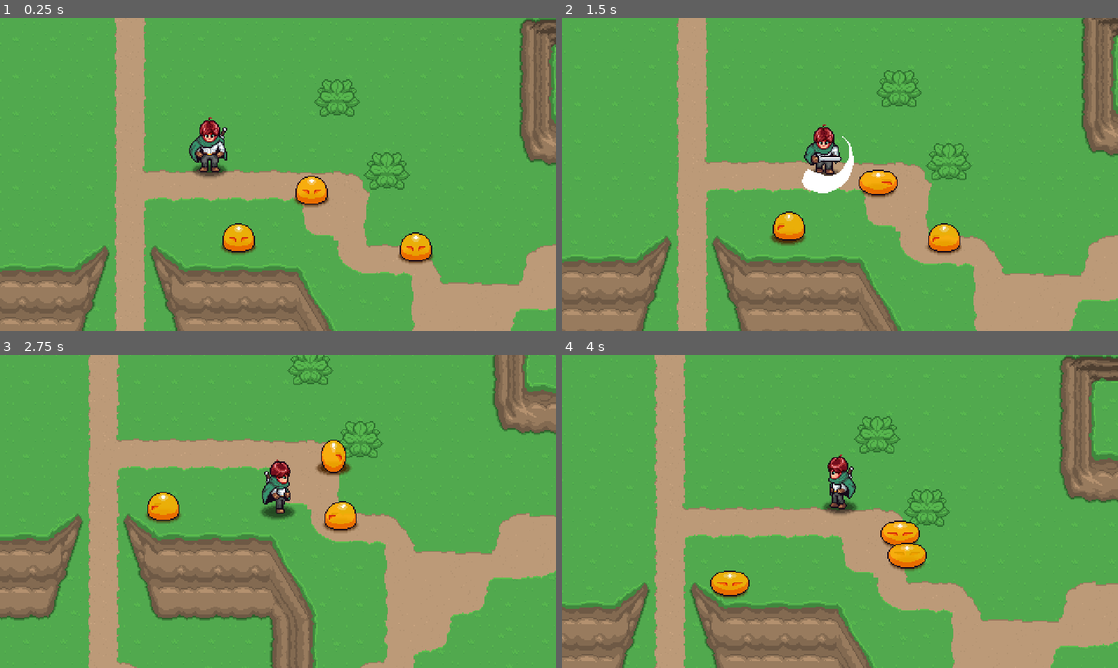
Above: before the commit, frames 1-4 (two rows, left to right).
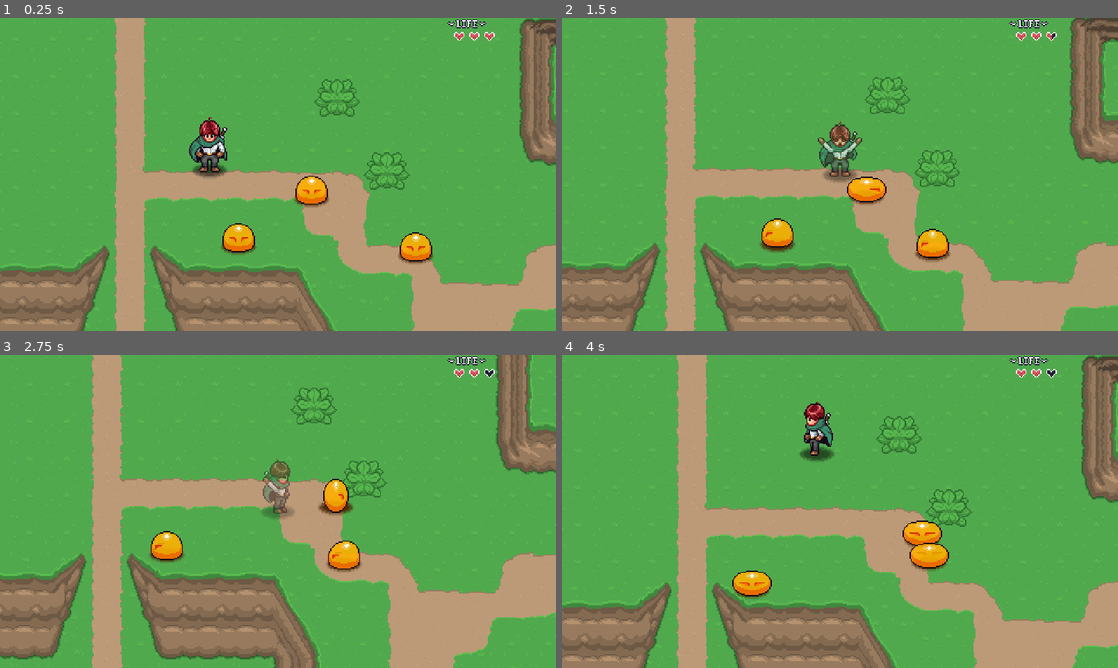
Above: after the commit, the same moments.

Repository: Jefferson000/root-among-the-stars
Game: Godot game, scene res://prototype/playground.tscn
Same seed, same stepped clock (60 frames per second), same inputs: the game is played once before the commit and once after it.
Inputs (mouse positions are in pixels of both pictures, inside the frame that each line leads up to):
- Up to frame 1 (0.25 s): no input
- Up to frame 2 (1.5 s): move the mouse to (962, 158) at 0.52 s; press the mouse at (962, 158) at 0.53 s; hold D (right) 0.53-1.28 s; move the mouse to (728, 190) at 1.27 s; release the mouse at (728, 190) at 1.28 s; hold S (down) from 1.28 s (still down); click (728, 190) at 1.35 s
- Up to frame 3 (2.75 s): move the mouse to (333, 442) at 2.02 s; release S (down) at 2.03 s; press the mouse at (333, 442) at 2.03 s; hold D (right) from 2.03 s (still down)
- Up to frame 4 (4 s): move the mouse to (812, 574) at 2.77 s; release D (right) at 2.78 s; release the mouse at (812, 574) at 2.78 s; hold W (up) 2.78-3.53 s; click (812, 574) at 2.85 s; move the mouse to (1006, 558) at 3.52 s; press the mouse at (1006, 558) at 3.53 s; hold A (left) from 3.53 s (still down)

The runs differ from the first frame. In frame 1, 0.2% of the frame differs, in the area x 80-89%, y 0-8%; in frame 2, 21%; in frame 3, 35%, in the area x 0-100%, y 0-100%; in frame 4, 24%.

Commit message:
healt bar

Diff:
--- a/features/player/Player.gd
+++ b/features/player/Player.gd
@@ -83,6 +83,7 @@
 
 func update_hp( delta : int ) -> void:
 	hp = clampi( hp + delta, 0, max_hp )
+	PlayerHud.update_hp( hp, max_hp )
 
 func make_invulnerable( _duration : float = 1.0 ) -> void:
 	invulnerable = true
--- a/features/player/Player.tscn
+++ b/features/player/Player.tscn
@@ -415,6 +415,54 @@
 "values": [3, 5]
 }
 
+[sub_resource type="Animation" id="Animation_dh6cn"]
+resource_name = "stun_down"
+length = 0.3
+tracks/0/type = "value"
+tracks/0/imported = false
+tracks/0/enabled = true
+tracks/0/path = NodePath("Sprite2D:frame")
+tracks/0/interp = 1
+tracks/0/loop_wrap = true
+tracks/0/keys = {
+"times": PackedFloat32Array(0),
+"transitions": PackedFloat32Array(1),
+"update": 0,
+"values": [30]
+}
+
+[sub_resource type="Animation" id="Animation_5mj2j"]
+resource_name = "stun_side"
+length = 0.3
+tracks/0/type = "value"
+tracks/0/imported = false
+tracks/0/enabled = true
+tracks/0/path = NodePath("Sprite2D:frame")
+tracks/0/interp = 1
+tracks/0/loop_wrap = true
+tracks/0/keys = {
+"times": PackedFloat32Array(0),
+"transitions": PackedFloat32Array(1),
+"update": 0,
+"values": [32]
+}
+
+[sub_resource type="Animation" id="Animation_8nsah"]
+resource_name = "stun_up"
+length = 0.3
+tracks/0/type = "value"
+tracks/0/imported = false
+tracks/0/enabled = true
+tracks/0/path = NodePath("Sprite2D:frame")
+tracks/0/interp = 1
+tracks/0/loop_wrap = true
+tracks/0/keys = {
+"times": PackedFloat32Array(0),
+"transitions": PackedFloat32Array(1),
+"update": 0,
+"values": [31]
+}
+
 [sub_resource type="Animation" id="Animation_tuyoq"]
 resource_name = "walk_down"
 length = 0.3
@@ -464,54 +512,6 @@
 "transitions": PackedFloat32Array(1, 1),
 "update": 0,
 "values": [13, 16]
-}
-
-[sub_resource type="Animation" id="Animation_dh6cn"]
-resource_name = "stun_down"
-length = 0.3
-tracks/0/type = "value"
-tracks/0/imported = false
-tracks/0/enabled = true
-tracks/0/path = NodePath("Sprite2D:frame")
-tracks/0/interp = 1
-tracks/0/loop_wrap = true
-tracks/0/keys = {
-"times": PackedFloat32Array(0),
-"transitions": PackedFloat32Array(1),
-"update": 0,
-"values": [30]
-}
-
-[sub_resource type="Animation" id="Animation_8nsah"]
-resource_name = "stun_up"
-length = 0.3
-tracks/0/type = "value"
-tracks/0/imported = false
-tracks/0/enabled = true
-tracks/0/path = NodePath("Sprite2D:frame")
-tracks/0/interp = 1
-tracks/0/loop_wrap = true
-tracks/0/keys = {
-"times": PackedFloat32Array(0),
-"transitions": PackedFloat32Array(1),
-"update": 0,
-"values": [31]
-}
-
-[sub_resource type="Animation" id="Animation_5mj2j"]
-resource_name = "stun_side"
-length = 0.3
-tracks/0/type = "value"
-tracks/0/imported = false
-tracks/0/enabled = true
-tracks/0/path = NodePath("Sprite2D:frame")
-tracks/0/interp = 1
-tracks/0/loop_wrap = true
-tracks/0/keys = {
-"times": PackedFloat32Array(0),
-"transitions": PackedFloat32Array(1),
-"update": 0,
-"values": [32]
 }
 
 [sub_resource type="AnimationLibrary" id="AnimationLibrary_ur7pv"]
@@ -533,21 +533,6 @@
 
 [sub_resource type="CircleShape2D" id="CircleShape2D_jxlx1"]
 
-[sub_resource type="Animation" id="Animation_a2auv"]
-resource_name = "default"
-tracks/0/type = "value"
-tracks/0/imported = false
-tracks/0/enabled = true
-tracks/0/path = NodePath(".:modulate")
-tracks/0/interp = 1
-tracks/0/loop_wrap = true
-tracks/0/keys = {
-"times": PackedFloat32Array(0),
-"transitions": PackedFloat32Array(1),
-"update": 0,
-"values": [Color(1, 1, 1, 1)]
-}
-
 [sub_resource type="Animation" id="Animation_fnld3"]
 length = 0.001
 tracks/0/type = "value"
@@ -593,6 +578,21 @@
 }
 tracks/1/use_blend = true
 
+[sub_resource type="Animation" id="Animation_a2auv"]
+resource_name = "default"
+tracks/0/type = "value"
+tracks/0/imported = false
+tracks/0/enabled = true
+tracks/0/path = NodePath(".:modulate")
+tracks/0/interp = 1
+tracks/0/loop_wrap = true
+tracks/0/keys = {
+"times": PackedFloat32Array(0),
+"transitions": PackedFloat32Array(1),
+"update": 0,
+"values": [Color(1, 1, 1, 1)]
+}
+
 [sub_resource type="AnimationLibrary" id="AnimationLibrary_bh38x"]
 _data = {
 &"RESET": SubResource("Animation_fnld3"),
--- /dev/null
+++ b/features/ui/hud/healt_bar/heart_gui.gd
@@ -0,0 +1,12 @@
+class_name HeartGUI extends Control
+
+@onready var sprite = $Sprite2D
+
+var value : int = 2 :
+	set ( _value ):
+		value = _value
+		update_sprite()
+
+
+func update_sprite() -> void:
+	sprite.frame = value
--- /dev/null
+++ b/features/ui/hud/healt_bar/heart_gui.tscn
@@ -0,0 +1,16 @@
+[gd_scene load_steps=3 format=3 uid="uid://2wilyd82b340"]
+
+[ext_resource type="Script" uid="uid://d2jvlpsyx8l6i" path="res://features/ui/hud/healt_bar/heart_gui.gd" id="1_stues"]
+[ext_resource type="Texture2D" uid="uid://d3kvgoscijkp3" path="res://features/ui/hud/healt_bar/sprites/gui-health.png" id="1_tacxb"]
+
+[node name="Heart" type="Control"]
+custom_minimum_size = Vector2(9, 9)
+layout_mode = 3
+anchors_preset = 0
+script = ExtResource("1_stues")
+
+[node name="Sprite2D" type="Sprite2D" parent="."]
+texture = ExtResource("1_tacxb")
+centered = false
+hframes = 7
+vframes = 2
--- /dev/null
+++ b/features/ui/hud/player_hud.gd
@@ -0,0 +1,28 @@
+extends CanvasLayer
+
+var hearts : Array[ HeartGUI ] = []
+
+
+func _ready() -> void:
+	for child in $Control/HFlowContainer.get_children():
+		if child is HeartGUI:
+			hearts.append(child)
+			child.visible = false
+
+func update_hp( _hp : int, _max_hp : int ) -> void:
+	update_max_hp(_max_hp)
+	for i in _max_hp:
+		update_heart( i, _hp)
+
+func update_heart( _index : int, _hp : int ) -> void:
+	var _value : int = clampi( _hp - _index * 2, 0, 2 )
+	hearts[ _index ].value = _value
+
+func update_max_hp( _max_hp : int ) -> void:
+	var _heart_count : int = roundi( _max_hp * 0.5 )
+	for i in hearts.size():
+		if i < _heart_count:
+			hearts[i].visible = true
+		else:
+			hearts[i].visible = false
+	pass
--- /dev/null
+++ b/features/ui/hud/player_hud.tscn
@@ -0,0 +1,91 @@
+[gd_scene load_steps=4 format=3 uid="uid://dohec5e84lgs8"]
+
+[ext_resource type="Script" uid="uid://d0832f4n5isho" path="res://features/ui/hud/player_hud.gd" id="1_ia044"]
+[ext_resource type="Texture2D" uid="uid://d3kvgoscijkp3" path="res://features/ui/hud/healt_bar/sprites/gui-health.png" id="1_o8xcg"]
+[ext_resource type="PackedScene" uid="uid://2wilyd82b340" path="res://features/ui/hud/healt_bar/heart_gui.tscn" id="2_ykeu2"]
+
+[node name="PlayerHud" type="CanvasLayer"]
+script = ExtResource("1_ia044")
+
+[node name="Control" type="Control" parent="."]
+layout_mode = 3
+anchors_preset = 15
+anchor_right = 1.0
+anchor_bottom = 1.0
+grow_horizontal = 2
+grow_vertical = 2
+
+[node name="Sprite2D" type="Sprite2D" parent="Control"]
+position = Vector2(403, 5)
+texture = ExtResource("1_o8xcg")
+region_enabled = true
+region_rect = Rect2(29, 0, 34, 8)
+
+[node name="HFlowContainer" type="HFlowContainer" parent="Control"]
+layout_mode = 0
+offset_left = 345.0
+offset_top = 12.0
+offset_right = 475.0
+offset_bottom = 34.0
+theme_override_constants/v_separation = 2
+alignment = 1
+
+[node name="Heart" parent="Control/HFlowContainer" instance=ExtResource("2_ykeu2")]
+layout_mode = 2
+
+[node name="Heart2" parent="Control/HFlowContainer" instance=ExtResource("2_ykeu2")]
+layout_mode = 2
+
+[node name="Heart3" parent="Control/HFlowContainer" instance=ExtResource("2_ykeu2")]
+layout_mode = 2
+
+[node name="Heart4" parent="Control/HFlowContainer" instance=ExtResource("2_ykeu2")]
+layout_mode = 2
+
+[node name="Heart5" parent="Control/HFlowContainer" instance=ExtResource("2_ykeu2")]
+layout_mode = 2
+
+[node name="Heart6" parent="Control/HFlowContainer" instance=ExtResource("2_ykeu2")]
+layout_mode = 2
+
+[node name="Heart7" parent="Control/HFlowContainer" instance=ExtResource("2_ykeu2")]
+layout_mode = 2
+
+[node name="Heart8" parent="Control/HFlowContainer" instance=ExtResource("2_ykeu2")]
+layout_mode = 2
+
+[node name="Heart9" parent="Control/HFlowContainer" instance=ExtResource("2_ykeu2")]
+layout_mode = 2
+
+[node name="Heart10" parent="Control/HFlowContainer" instance=ExtResource("2_ykeu2")]
+layout_mode = 2
+
+[node name="Heart11" parent="Control/HFlowContainer" instance=ExtResource("2_ykeu2")]
+layout_mode = 2
+
+[node name="Heart12" parent="Control/HFlowContainer" instance=ExtResource("2_ykeu2")]
+layout_mode = 2
+
+[node name="Heart13" parent="Control/HFlowContainer" instance=ExtResource("2_ykeu2")]
+layout_mode = 2
+
+[node name="Heart14" parent="Control/HFlowContainer" instance=ExtResource("2_ykeu2")]
+layout_mode = 2
+
+[node name="Heart15" parent="Control/HFlowContainer" instance=ExtResource("2_ykeu2")]
+layout_mode = 2
+
+[node name="Heart16" parent="Control/HFlowContainer" instance=ExtResource("2_ykeu2")]
+layout_mode = 2
+
+[node name="Heart17" parent="Control/HFlowContainer" instance=ExtResource("2_ykeu2")]
+layout_mode = 2
+
+[node name="Heart18" parent="Control/HFlowContainer" instance=ExtResource("2_ykeu2")]
+layout_mode = 2
+
+[node name="Heart19" parent="Control/HFlowContainer" instance=ExtResource("2_ykeu2")]
+layout_mode = 2
+
+[node name="Heart20" parent="Control/HFlowContainer" instance=ExtResource("2_ykeu2")]
+layout_mode = 2
--- a/project.godot
+++ b/project.godot
@@ -20,6 +20,7 @@
 
 LevelManager="*res://autoload/global_level_manager.gd"
 PlayerManager="*res://autoload/global_player_manager.gd"
+PlayerHud="*res://features/ui/hud/player_hud.tscn"
 
 [display]
 
Not shown, added: features/ui/hud/healt_bar/heart_gui.gd.uid
Renamed: features/ui/hud/gui-health.png -> features/ui/hud/healt_bar/sprites/gui-health.png
Not shown, changed: features/ui/hud/healt_bar/sprites/gui-health.png.import
Not shown, added: features/ui/hud/player_hud.gd.uid
